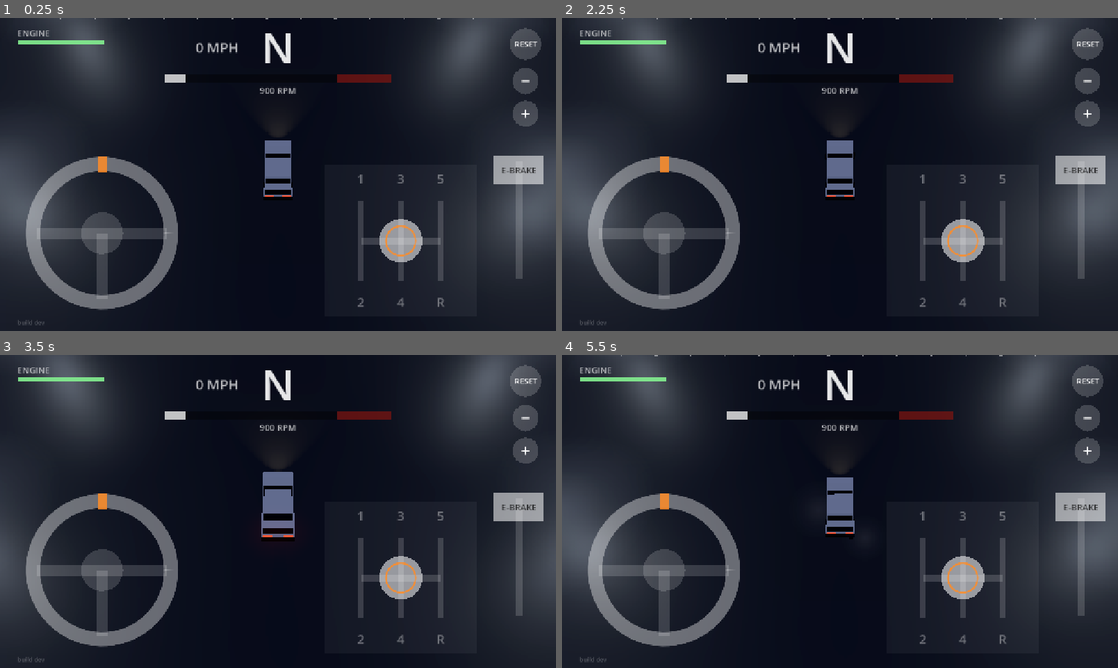
Above: before the commit, frames 1-4 (two rows, left to right).
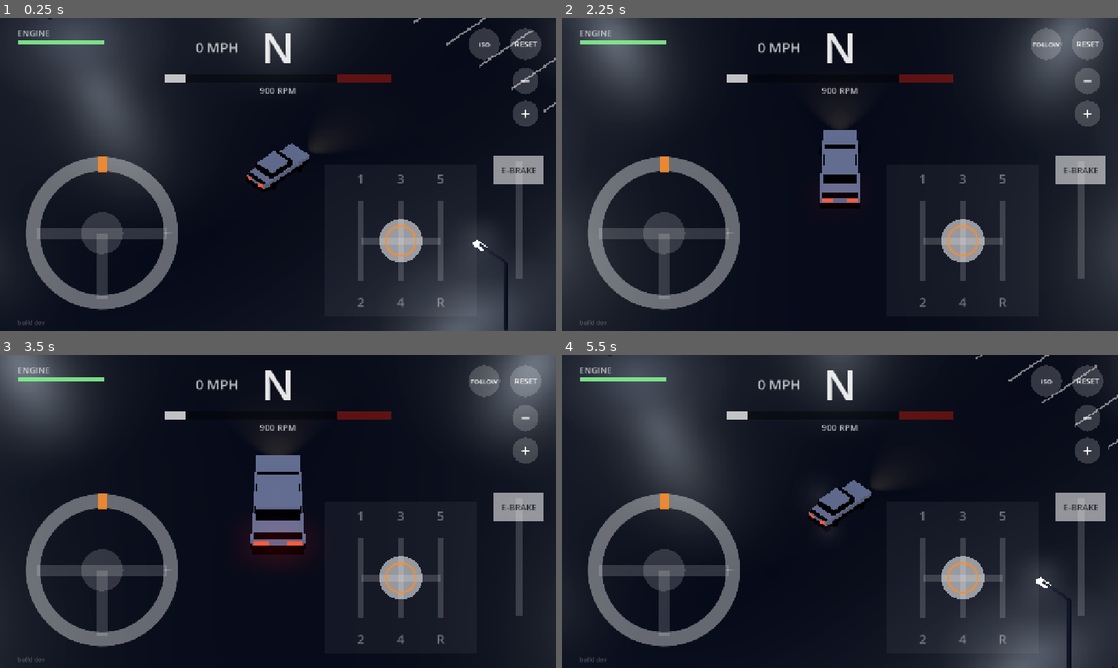
Above: after the commit, the same moments.

Repository: StoneColdOS/stick-drift
Game: Godot game, scene res://scenes/main.tscn
The game is run twice, just before and just after one commit, with the same random seed, the same clock (stepped at 60 frames per second) and the same inputs.
Inputs (mouse positions are in pixels of both pictures, inside the frame that each line leads up to):
- Up to frame 1 (0.25 s): no input
- Up to frame 2 (2.25 s): tap Enter (reset) at 0.5 s; move the mouse to (962, 158) at 0.52 s; hold D (steer_right) 0.53-1.25 s; tap = (zoom_in) at 0.6 s; click (962, 158) at 0.67 s; tap - (zoom_out) at 0.8 s; drag from (728, 190) to (812, 237) at 1.27 s; move the mouse to (895, 105) at 2.02 s; hold D (steer_right) from 2.03 s (still down); tap V (view, bound only after the commit) at 2.1 s; click (895, 105) at 2.17 s
- Up to frame 3 (3.5 s): tap = (zoom_in) at 2.3 s; release D (steer_right) at 2.75 s; drag from (250, 574) to (111, 464) at 2.77 s
- Up to frame 4 (5.5 s): tap Enter (reset) at 3.5, 4.15 s; move the mouse to (1006, 558) at 3.52 s; hold A (steer_left) 3.53-4.25 s; tap R (gear_r) at 3.6 s; click (1006, 558) at 3.67 s; tap V (view, bound only after the commit) at 3.8 s; drag from (673, 464) to (756, 433) at 4.27 s; move the mouse to (867, 511) at 5.02 s; hold Space (ebrake) from 5.03 s (still down); tap - (zoom_out) at 5.1 s; click (867, 511) at 5.17 s

The runs differ from the first frame. In frame 1, 21% of the frame differs, in the area x 0-100%, y 0-100%; in frame 2, 11%; in frame 3, 11%; in frame 4, 21%.

Commit message:
Fixed isometric camera (default) with ISO/FOLLOW toggle
Orthographic view from the south-east corner that never spins, so you watch
the car slide across a still world. The VIEW button (V / Select) flips back
to the follow cam; choice and zoom are remembered.

Co-Authored-By: Claude Opus 5.5 <noreply@anthropic.com>
Claude-Session: https://claude.ai/code/session_01X5D3N9oUK59uFhYSHv3wU5

Diff:
--- a/scripts/chase_camera.gd
+++ b/scripts/chase_camera.gd
@@ -1,40 +1,55 @@
 extends Camera3D
-## High third-person chase cam (think Over the Hill) with smooth zoom.
-## zoom 0 = close and a little lower, zoom 1 = far and nearly top-down. Pinch, the +/- buttons,
-## the mouse wheel or the gamepad's Y/X change it, and it's remembered between sessions.
-## It turns toward where the car is *going* (its velocity), so in a drift you see the car swing
-## sideways while the road ahead stays in view.
+## Two camera styles, toggled with the VIEW button (remembered between sessions):
+##   ISO:    fixed isometric. Looks down from one corner and never spins, so the world stays put
+##           and you watch the car slide across it. Orthographic, like a classic arcade game.
+##   FOLLOW: high chase cam (think Over the Hill) that turns toward where the car is going.
+## Both zoom: pinch, the -/+ buttons, the mouse wheel or the gamepad's Y/X.
 
 const SAVE_PATH := "user://camera.cfg"
-const CLOSE := {"pitch": 44.0, "distance": 13.0}
-const FAR := {"pitch": 68.0, "distance": 42.0}
+const ISO_YAW := 45.0            ## looking from the south-east corner
+const ISO := {"pitch_close": 40.0, "pitch_far": 55.0, "size_close": 13.0, "size_far": 50.0, "distance": 45.0}
+const FOLLOW := {"pitch_close": 44.0, "pitch_far": 68.0, "dist_close": 13.0, "dist_far": 42.0}
 
 var car  ## car.gd
-var zoom := 0.45                 ## 0..1
+var iso := true
+var zoom := 0.2                  ## 0 = close, 1 = far
 var look_ahead := 0.35
 var max_look_ahead := 9.0
 var speed_zoom := 0.1
 var follow_sharpness := 6.0
 var yaw_sharpness := 2.6
 
-var _zoom_smooth := 0.45
+var _zoom_smooth := 0.2
 var _yaw := 0.0
 var _focus := Vector3.ZERO
 
 
 func _ready() -> void:
-	fov = 42.0
 	near = 0.3
 	far = 400.0
 	var cfg := ConfigFile.new()
 	if cfg.load(SAVE_PATH) == OK:
 		zoom = clampf(cfg.get_value("camera", "zoom", zoom), 0.0, 1.0)
+		iso = cfg.get_value("camera", "iso", iso)
 	_zoom_smooth = zoom
+	_apply_projection()
 	if car:
 		snap()
 
 
-## Positive = zoom out (farther, higher).
+func view_name() -> String:
+	return "ISO" if iso else "FOLLOW"
+
+
+func toggle_view() -> void:
+	iso = not iso
+	_apply_projection()
+	if car:
+		_yaw = deg_to_rad(ISO_YAW) if iso else car.global_rotation.y
+	save()
+
+
+## Positive = zoom out.
 func zoom_by(amount: float) -> void:
 	zoom = clampf(zoom + amount, 0.0, 1.0)
 
@@ -42,13 +57,22 @@
 func save() -> void:
 	var cfg := ConfigFile.new()
 	cfg.set_value("camera", "zoom", zoom)
+	cfg.set_value("camera", "iso", iso)
 	cfg.save(SAVE_PATH)
 
 
 func snap() -> void:
 	_focus = car.global_position
-	_yaw = car.global_rotation.y
+	_yaw = deg_to_rad(ISO_YAW) if iso else car.global_rotation.y
 	_place(0.0)
+
+
+func _apply_projection() -> void:
+	if iso:
+		projection = Camera3D.PROJECTION_ORTHOGONAL
+	else:
+		projection = Camera3D.PROJECTION_PERSPECTIVE
+		fov = 42.0
 
 
 func _process(dt: float) -> void:
@@ -61,16 +85,26 @@
 	var ahead := (v * look_ahead).limit_length(max_look_ahead)
 	_focus = _focus.lerp(car.global_position + ahead, 1.0 - exp(-follow_sharpness * dt))
 
-	var target_yaw: float = car.global_rotation.y
-	if v.length() > 3.0 and car.forward_speed > 0.0:
-		target_yaw = atan2(-v.x, -v.z)
-	_yaw = lerp_angle(_yaw, target_yaw, 1.0 - exp(-yaw_sharpness * dt))
+	if iso:
+		_yaw = deg_to_rad(ISO_YAW)
+	else:
+		var target_yaw: float = car.global_rotation.y
+		if v.length() > 3.0 and car.forward_speed > 0.0:
+			target_yaw = atan2(-v.x, -v.z)
+		_yaw = lerp_angle(_yaw, target_yaw, 1.0 - exp(-yaw_sharpness * dt))
 	_place(v.length())
 
 
 func _place(spd: float) -> void:
 	var z := _zoom_smooth
-	var pitch := lerpf(CLOSE.pitch, FAR.pitch, z)
-	var d := lerpf(CLOSE.distance, FAR.distance, z) + spd * speed_zoom
+	var pitch: float
+	var d: float
+	if iso:
+		pitch = lerpf(ISO.pitch_close, ISO.pitch_far, z)
+		size = lerpf(ISO.size_close, ISO.size_far, z) + spd * speed_zoom * 0.5
+		d = ISO.distance
+	else:
+		pitch = lerpf(FOLLOW.pitch_close, FOLLOW.pitch_far, z)
+		d = lerpf(FOLLOW.dist_close, FOLLOW.dist_far, z) + spd * speed_zoom
 	var b := Basis.from_euler(Vector3(deg_to_rad(-pitch), _yaw, 0.0))
 	global_transform = Transform3D(b, _focus + b.z * d)
--- a/scripts/main.gd
+++ b/scripts/main.gd
@@ -3,9 +3,10 @@
 ## the touch controls and the HUD.
 ##
 ## Keyboard (for testing on the Mac): A/D or arrows steer, 1-5 gears, N or 0 neutral, R reverse,
-## Space e-brake, Enter reset, - and = zoom (or the mouse wheel). You can also drag the on-screen
+## Space e-brake, Enter reset, V camera view, - and = zoom (or the mouse wheel). You can also drag the on-screen
 ## controls with the mouse.
-## Gamepad (Thor): left stick steers, R1/L1 shift up/down, B or L2 e-brake, Y/X zoom, Start resets.
+## Gamepad (Thor): left stick steers, R1/L1 shift up/down, B or L2 e-brake, Y/X zoom, Select camera view,
+## Start resets.
 
 const CarScript := preload("res://scripts/car.gd")
 const CarModel := preload("res://scripts/car_model.gd")
@@ -94,7 +95,7 @@
 	env.ambient_light_energy = 1.0
 	env.fog_enabled = true
 	env.fog_light_color = NIGHT_SKY
-	env.fog_density = 0.004
+	env.fog_density = 0.003
 	env.glow_enabled = true
 	env.glow_intensity = 0.7
 	env.glow_bloom = 0.05
@@ -127,6 +128,8 @@
 		var i := SEQUENCE.find(input.gear)
 		i += 1 if Input.is_action_just_pressed("shift_up") else -1
 		touch.snap_to_gear(SEQUENCE[clampi(i, 0, SEQUENCE.size() - 1)])
+	if Input.is_action_just_pressed("view"):
+		camera.toggle_view()
 	if Input.is_action_just_pressed("zoom_out"):
 		camera.zoom_by(0.15)
 		camera.save()
@@ -161,6 +164,7 @@
 	_key("gear_n", [KEY_N, KEY_0])
 	_key("gear_r", [KEY_R])
 	_key("reset", [KEY_ENTER])
+	_key("view", [KEY_V])
 	_key("zoom_out", [KEY_MINUS])
 	_key("zoom_in", [KEY_EQUAL])
 	_key("shift_up", [])
@@ -173,6 +177,7 @@
 	_button("shift_up", JOY_BUTTON_RIGHT_SHOULDER)
 	_button("shift_down", JOY_BUTTON_LEFT_SHOULDER)
 	_button("reset", JOY_BUTTON_START)
+	_button("view", JOY_BUTTON_BACK)
 	_button("zoom_out", JOY_BUTTON_Y)
 	_button("zoom_in", JOY_BUTTON_X)
 
--- a/scripts/touch_controls.gd
+++ b/scripts/touch_controls.gd
@@ -3,7 +3,8 @@
 ##   Bottom-left:  steering wheel. Put a thumb on it and twist; let go and it spins back to center.
 ##   Bottom-right: H-pattern shifter. Drag the knob through the gate.
 ##   Far right:    e-brake lever. Pull it down; it springs back up.
-##   Top-right:    RESET, then zoom out (-) and in (+). Pinch anywhere empty to zoom too.
+##   Top-right:    ISO/FOLLOW camera toggle, RESET, then zoom out (-) and in (+).
+##                 Pinch anywhere empty to zoom too.
 ##   Center (when the engine's blown): NEW ENGINE.
 ## Everything is semi-transparent white so the night scene shows through.
 
@@ -36,6 +37,7 @@
 var lever_x := 0.0
 var lever_top := 0.0
 var reset_pos := Vector2.ZERO
+var view_pos := Vector2.ZERO
 var zoom_out_pos := Vector2.ZERO
 var zoom_in_pos := Vector2.ZERO
 var free_fingers := {}  ## fingers not on a control, for pinch zoom
@@ -73,6 +75,7 @@
 	lever_top = s.y - 80 - LEVER_TRAVEL - 60
 	shifter_center = Vector2(s.x - 210 - UNIT * 1.6, s.y - 60 - UNIT * 1.6)
 	reset_pos = Vector2(s.x - 70, 60)
+	view_pos = Vector2(s.x - 165, 60)
 	zoom_out_pos = Vector2(s.x - 70, 145)
 	zoom_in_pos = Vector2(s.x - 70, 220)
 	engine_btn = Rect2(s.x / 2 - 170, s.y / 2 + 40, 340, 80)
@@ -100,6 +103,10 @@
 func _down(finger: int, pos: Vector2) -> void:
 	if car and car.motor.is_blown() and engine_btn.has_point(pos):
 		car.repair_engine()
+		return
+	if pos.distance_to(view_pos) < 40:
+		if camera:
+			camera.toggle_view()
 		return
 	if pos.distance_to(zoom_out_pos) < 38 or pos.distance_to(zoom_in_pos) < 38:
 		if camera:
@@ -243,7 +250,10 @@
 	draw_circle(reset_pos, 36, Color(1, 1, 1, 0.18))
 	draw_string(font, reset_pos + Vector2(-36, 7), "RESET", HORIZONTAL_ALIGNMENT_CENTER, 72, 18, Color.WHITE)
 
-	# Zoom
+	# View toggle + zoom
+	draw_circle(view_pos, 36, Color(1, 1, 1, 0.18))
+	var vname: String = camera.view_name() if camera else "VIEW"
+	draw_string(font, view_pos + Vector2(-36, 7), vname, HORIZONTAL_ALIGNMENT_CENTER, 72, 15, Color.WHITE)
 	for b in [[zoom_out_pos, "−"], [zoom_in_pos, "+"]]:
 		draw_circle(b[0], 30, Color(1, 1, 1, 0.18))
 		draw_string(font, b[0] + Vector2(-30, 12), b[1], HORIZONTAL_ALIGNMENT_CENTER, 60, 34, Color.WHITE)
Binary file changed: docs/screenshots/drift.png
Binary file changed: docs/screenshots/parked.png
